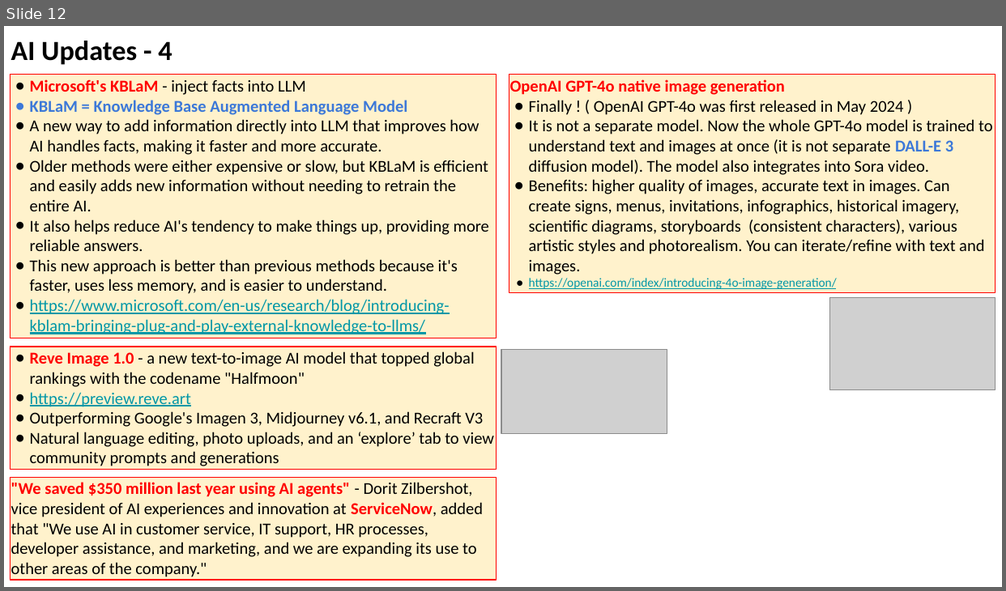
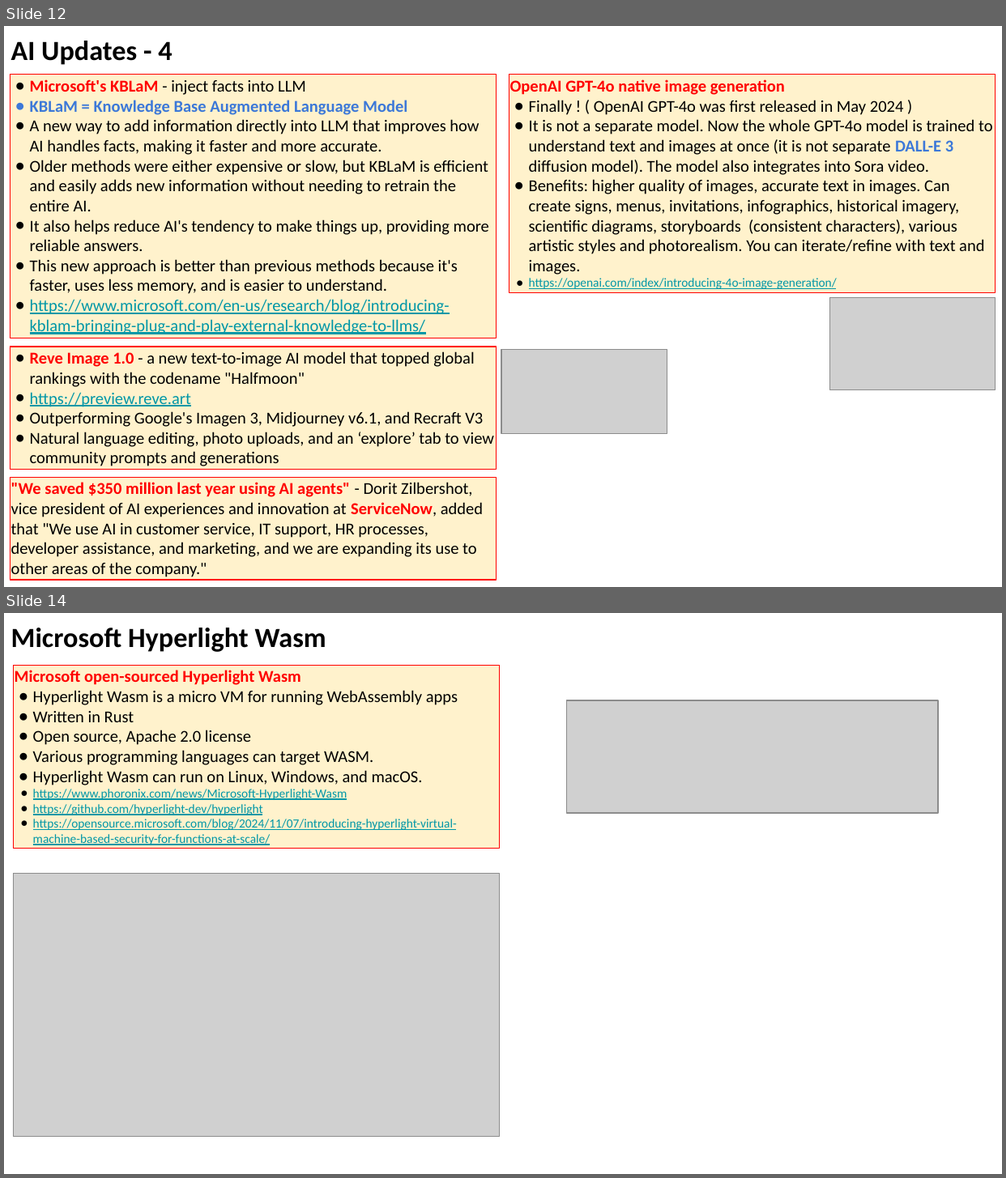
Before and after one commit to lselector/seminar, a slide deck: 2025/2025-03-28-AI-Updates.pptx. Shown one above the other, each under a label of ours: slide 12 before the commit, slides 12 and 14 after it; the slides between them are not shown. The pictures are 1006x591 and 1006x1178 pixels, drawn with LibreOffice and Linux fonts; fonts in the diff are those of the drawing; grey boxes stand for pictures. Boxes give left, top, right and bottom in pixels: in the first picture for what was removed or moved away, otherwise in the second. Text is boxed around its words. In the diff, an @@ line names an element or a change of style, - is before the commit and + after.

```diff
--- a/2025/2025-03-28-AI-Updates.pptx
+++ b/2025/2025-03-28-AI-Updates.pptx
@@ slide 14 added at [4, 613, 1002, 1174], background #FFFFFF @@
@@ text added at [11, 628, 326, 652], 20 pt, text #000000, bold @@
+Microsoft Hyperlight Wasm
@@ rectangle added at [13, 665, 499, 849], fill #FFF2CC, outline #FF0000 0.75 pt, 9 pt, text #0097A7, underline @@
+Microsoft open-sourced Hyperlight Wasm
+● Hyperlight Wasm is a micro VM for running WebAssembly apps
+● Written in Rust
+● Open source, Apache 2.0 license
+● Various programming languages can target WASM.
+● Hyperlight Wasm can run on Linux, Windows, and macOS.
+● https://www.phoronix.com/news/Microsoft-Hyperlight-Wasm
+● https://github.com/hyperlight-dev/hyperlight
+● https://opensource.microsoft.com/blog/2024/11/07/introducing-hyperlight-virtual-machine-based-security-for-functions-at-scale/
@@ picture added at [567, 700, 938, 814] @@
@@ picture added at [13, 874, 499, 1137] @@
```
Also in this commit, not shown: 6 slides changed, 1 other slide added.
